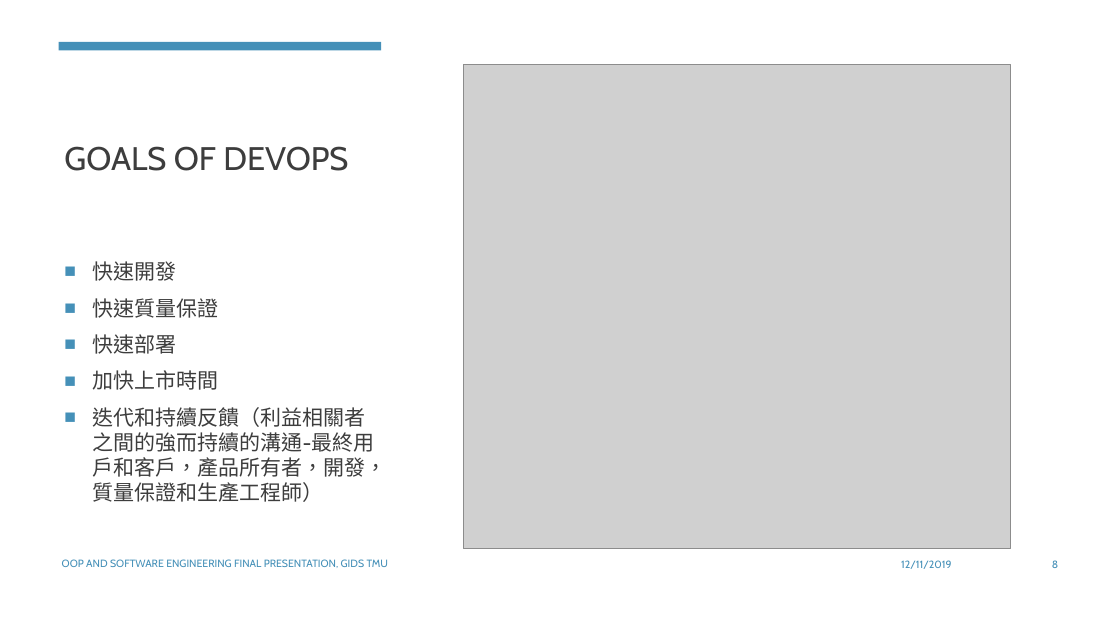
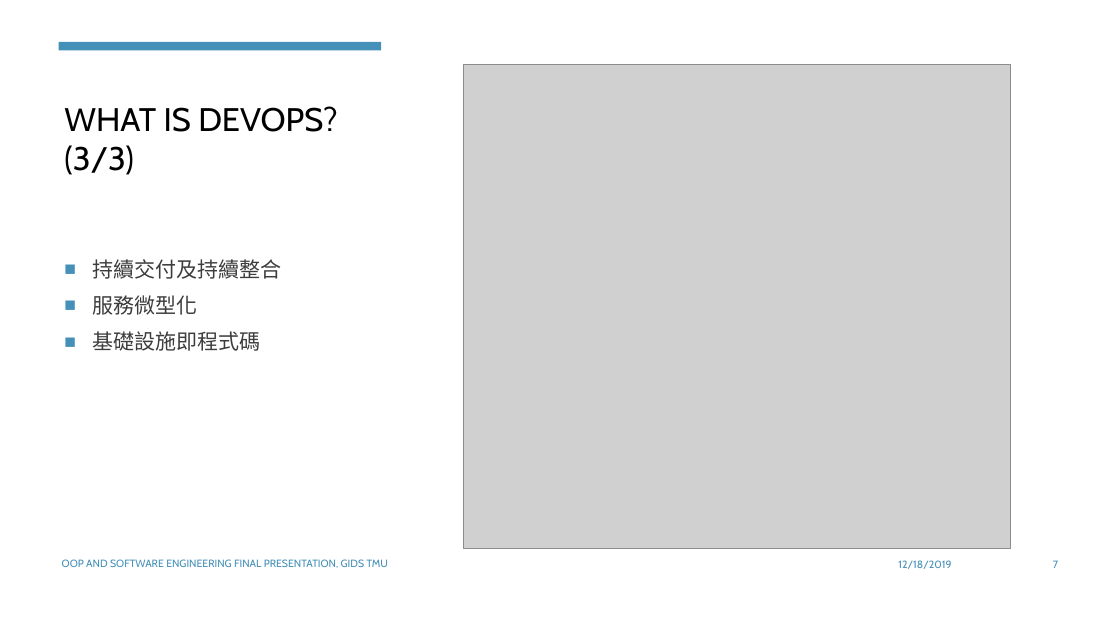
Before and after one commit to Weber12321/TMU-GIDS, a slide deck: slide 7 of 物件導向程式設計/Marry Devops and cybersecurity.pptx (slide 8 before the commit). Drawn at 1120x630 pixels with LibreOffice and Linux fonts; fonts in the diff are those of the drawing; grey boxes stand for pictures. Boxes give left, top, right and bottom in pixels: in the first picture for what was removed or moved away, otherwise in the second. Text is boxed around its words. In the diff, an @@ line names an element or a change of style, - is before the commit and + after.

```diff
--- a/物件導向程式設計/Marry Devops and cybersecurity.pptx
+++ b/物件導向程式設計/Marry Devops and cybersecurity.pptx
@@ title at <box>64,106,338,175</box>: text changed; text colour #3D3D3D to #000000 @@
-GOALS OF DEVOPS
+WHAT IS DEVOPS?(3/3)
@@ text at <box>93,259,282,351</box>: text changed @@
-■ 快速開發
-■ 快速質量保證
-■ 快速部署
-■ 加快上市時間
-■ 迭代和持續反饋（利益相關者之間的強而持續的溝通-最終用戶和客戶，產品所有者，開發，質量保證和生產工程師）
+■ 持續交付及持續整合
+■ 服務微型化
+■ 基礎設施即程式碼
@@ text at <box>898,560,951,569</box>: text changed @@
-12/11/2019
+12/18/2019
@@ page number at <box>1053,560,1058,568</box>: text changed @@
-8
+7
```
Also in this commit, not shown: 13 other slides changed, 1 slide removed, 4 other files.
